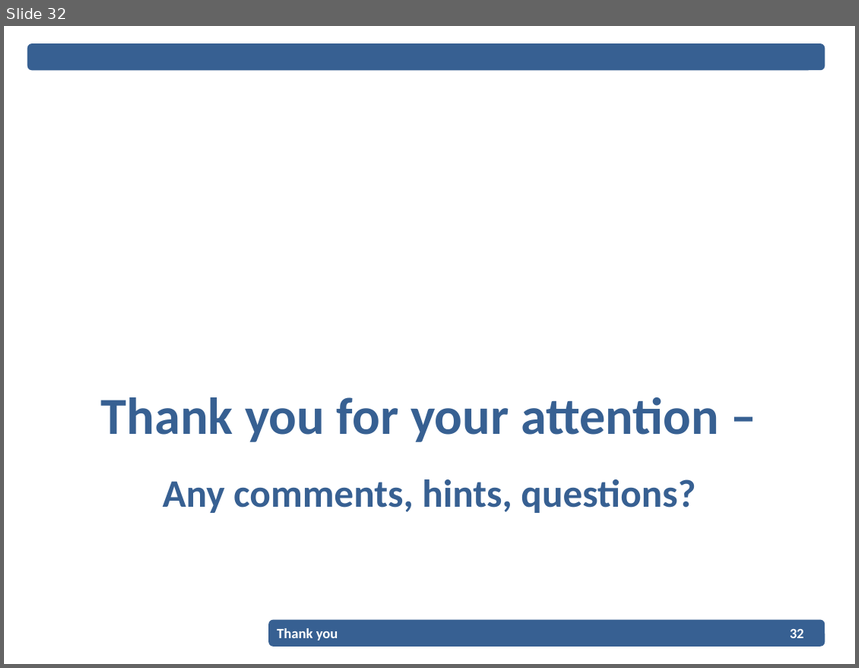
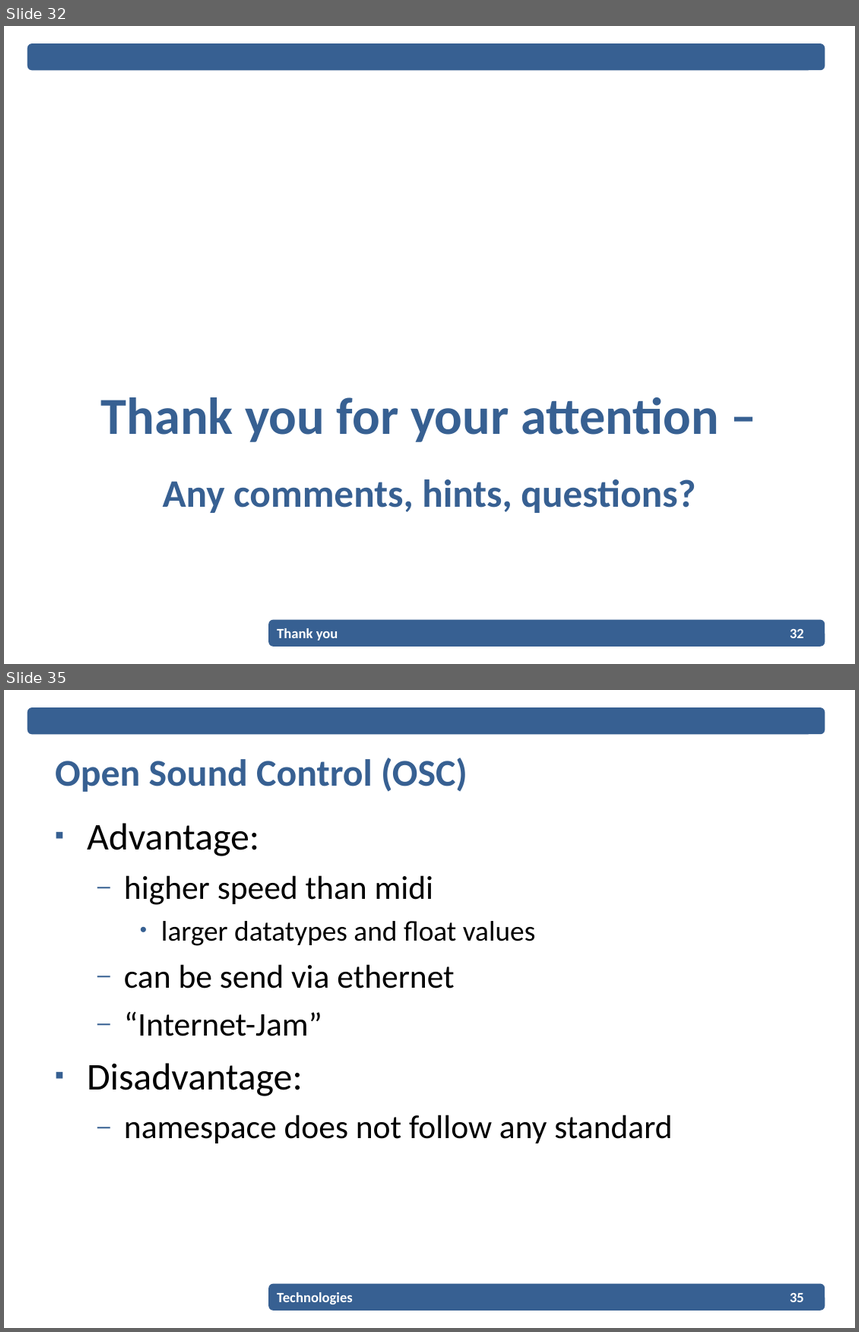
Before and after one commit to EPiCS/soundgates, a slide deck: documents/projectplan-presentation/Projectplan_Presentation.ppt. Shown one above the other, each under a label of ours: slide 32 before the commit, slides 32 and 35 after it; the slides between them are not shown. The pictures are 859x668 and 859x1332 pixels, drawn with LibreOffice and Linux fonts; fonts in the diff are those of the drawing; background and template pictures are left out. Boxes give left, top, right and bottom in pixels: in the first picture for what was removed or moved away, otherwise in the second. Text is boxed around its words. In the diff, an @@ line names an element or a change of style, - is before the commit and + after.

```diff
--- a/documents/projectplan-presentation/Projectplan_Presentation.ppt
+++ b/documents/projectplan-presentation/Projectplan_Presentation.ppt
@@ slide 35 added at [4,690,855,1328], background picture (left out); not listed: 2 template elements that a slide beside it also shows @@
@@ title added at [55,758,468,792], 32 pt, text #376092, bold @@
+Open Sound Control (OSC)
@@ text added at [87,823,672,1144], 28 pt, text #000000 @@
+▪ Advantage:
+  – higher speed than midi
+    • larger datatypes and float values
+  – can be send via ethernet
+  – “Internet-Jam”
+▪ Disadvantage:
+  – namespace does not follow any standard
@@ text added at [277,1293,353,1305], 12 pt, text #FFFFFF, bold @@
+Technologies
@@ page number added at [790,1293,804,1303], 12 pt, text #FFFFFF, bold @@
+35
```
Also in this commit, not shown: 7 slides changed, 2 other slides added, 1 other file.
